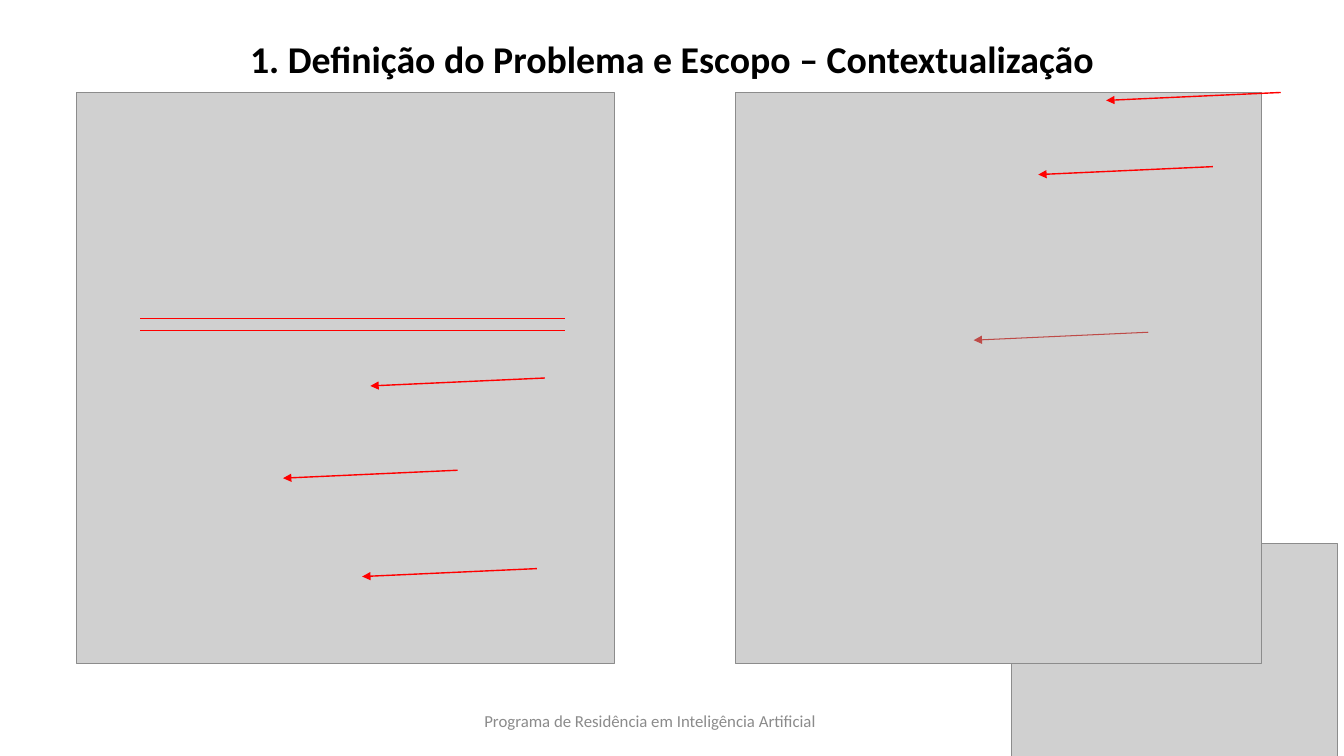
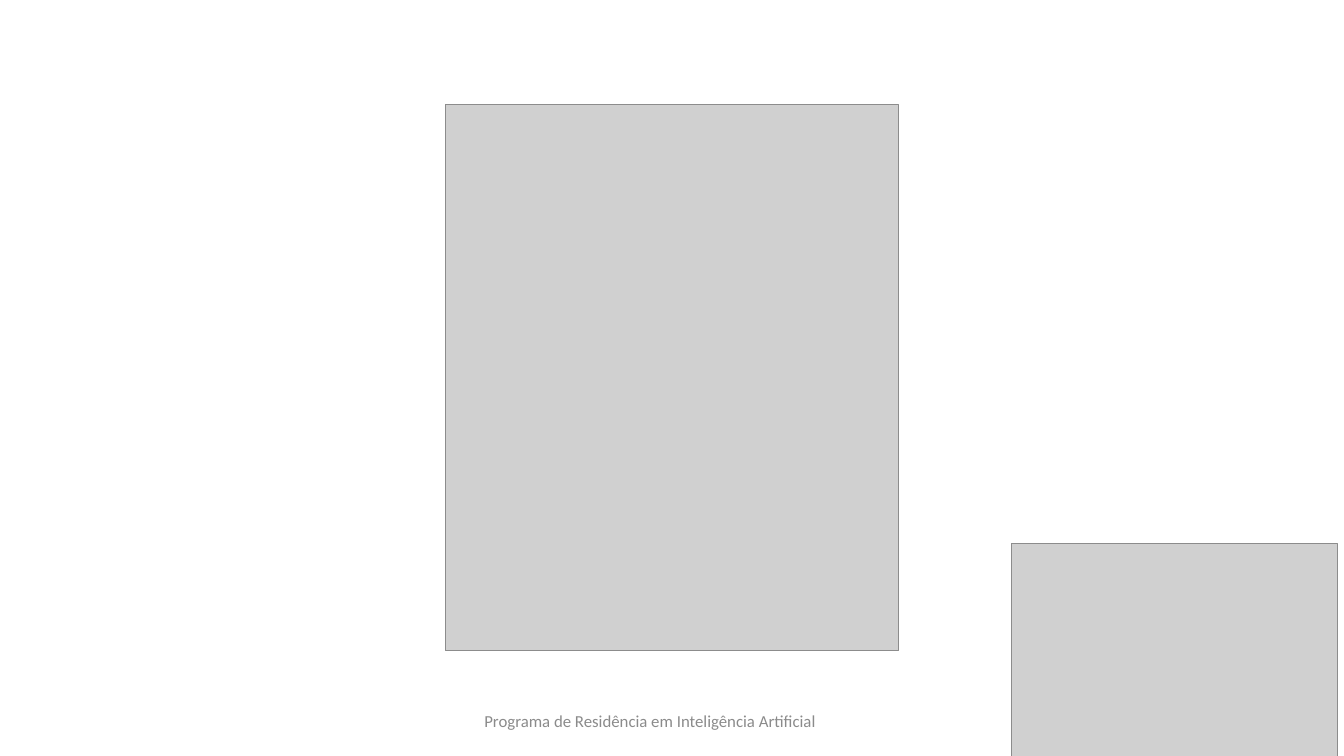
Before and after one commit to millercylindricalprojection/ATIVIDADE-AVALIATIVA-Big-Data-e-Minera-o-de-Dados, a slide deck: slide 9 of apresentacao e trabalhoDados/apresentacao.PPTX (slide 2 before the commit). Drawn at 1344x756 pixels with LibreOffice and Linux fonts; fonts in the diff are those of the drawing; grey boxes stand for pictures; background and template pictures are left out. Boxes give left, top, right and bottom in pixels: in the first picture for what was removed or moved away, otherwise in the second. Text is boxed around its words. In the diff, an @@ line names an element or a change of style, - is before the commit and + after.

```diff
--- a/apresentacao e trabalhoDados/apresentacao.PPTX
+++ b/apresentacao e trabalhoDados/apresentacao.PPTX
@@ title removed at [250, 46, 1094, 80] @@
-1. Definição do Problema e Escopo – Contextualização
@@ picture removed at [77, 93, 614, 664] @@
@@ picture added at [446, 105, 899, 651] @@
@@ picture removed at [736, 93, 1262, 664] @@
@@ arrow removed from (1281, 93) to (1106, 101) @@
@@ arrow removed from (1213, 166) to (1038, 174) @@
@@ line removed from (140, 319) to (566, 319) @@
@@ line removed from (140, 331) to (566, 331) @@
@@ arrow removed from (1148, 333) to (974, 340) @@
@@ arrow removed from (545, 378) to (370, 386) @@
@@ arrow removed from (458, 471) to (283, 478) @@
@@ arrow removed from (537, 569) to (362, 577) @@
```
Also in this commit, not shown: 8 other slides changed, 16 slides added.
